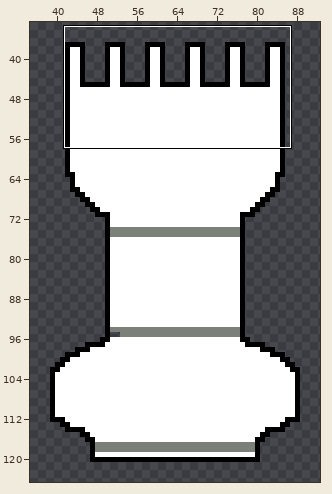
Sprite sheet -- sprites/rw.png. Above: a wide view before the commit, with the close-up outlined.
Close-up. Earlier state:
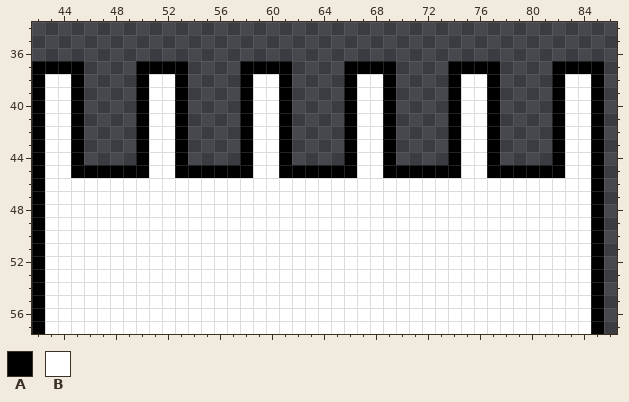
The file is 128x128 pixels. Shown: x 42..86, y 34..57. The wide view leaves out empty margins.
Palette (. is transparent): A #000000  B #ffffff
Pixels before, first column x 42:
37 AAAA....AAAA....AAAA....AAAA....AAAA....AAAA
38 ABBA....ABBA....ABBA....ABBA....ABBA....ABBA
39 ABBA....ABBA....ABBA....ABBA....ABBA....ABBA
40 ABBA....ABBA....ABBA....ABBA....ABBA....ABBA
41 ABBA....ABBA....ABBA....ABBA....ABBA....ABBA
42 ABBA....ABBA....ABBA....ABBA....ABBA....ABBA
43 ABBA....ABBA....ABBA....ABBA....ABBA....ABBA
44 ABBA....ABBA....ABBA....ABBA....ABBA....ABBA
45 ABBAAAAAABBAAAAAABBAAAAAABBAAAAAABBAAAAAABBA
46 ABBBBBBBBBBBBBBBBBBBBBBBBBBBBBBBBBBBBBBBBBBA
47 ABBBBBBBBBBBBBBBBBBBBBBBBBBBBBBBBBBBBBBBBBBA
48 ABBBBBBBBBBBBBBBBBBBBBBBBBBBBBBBBBBBBBBBBBBA
49 ABBBBBBBBBBBBBBBBBBBBBBBBBBBBBBBBBBBBBBBBBBA
50 ABBBBBBBBBBBBBBBBBBBBBBBBBBBBBBBBBBBBBBBBBBA
51 ABBBBBBBBBBBBBBBBBBBBBBBBBBBBBBBBBBBBBBBBBBA
52 ABBBBBBBBBBBBBBBBBBBBBBBBBBBBBBBBBBBBBBBBBBA
53 ABBBBBBBBBBBBBBBBBBBBBBBBBBBBBBBBBBBBBBBBBBA
54 ABBBBBBBBBBBBBBBBBBBBBBBBBBBBBBBBBBBBBBBBBBA
55 ABBBBBBBBBBBBBBBBBBBBBBBBBBBBBBBBBBBBBBBBBBA
56 ABBBBBBBBBBBBBBBBBBBBBBBBBBBBBBBBBBBBBBBBBBA
57 ABBBBBBBBBBBBBBBBBBBBBBBBBBBBBBBBBBBBBBBBBBA
And afterwards:
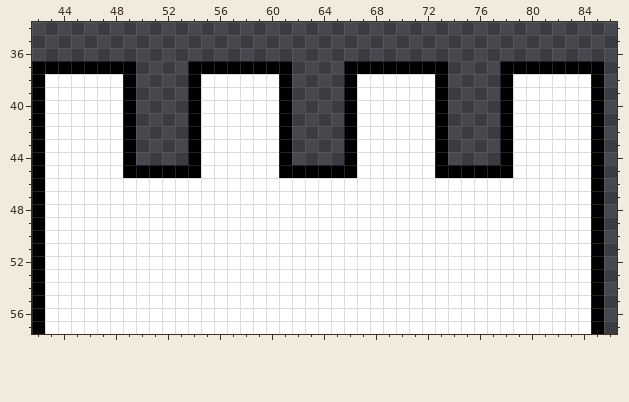
What changed:
Changed rows in their new state; - is an unchanged pixel.
first column x 45:
37 -AAAA....AAAA------------AAAA....AAAA-
38 BBBBA....ABBBB----------BBBBA....ABBBB
39 BBBBA....ABBBB----------BBBBA....ABBBB
40 BBBBA....ABBBB----------BBBBA....ABBBB
41 BBBBA....ABBBB----------BBBBA....ABBBB
42 BBBBA....ABBBB----------BBBBA....ABBBB
43 BBBBA....ABBBB----------BBBBA....ABBBB
44 BBBBA....ABBBB----------BBBBA....ABBBB
45 BBBB--AA--BBBB----------BBBB--AA--BBBB
Boxes around the changes in both close-ups, in picture pixels (x1, y1, x2, y2):
changed: (71, 61, 253, 178)
changed: (383, 61, 565, 178)
